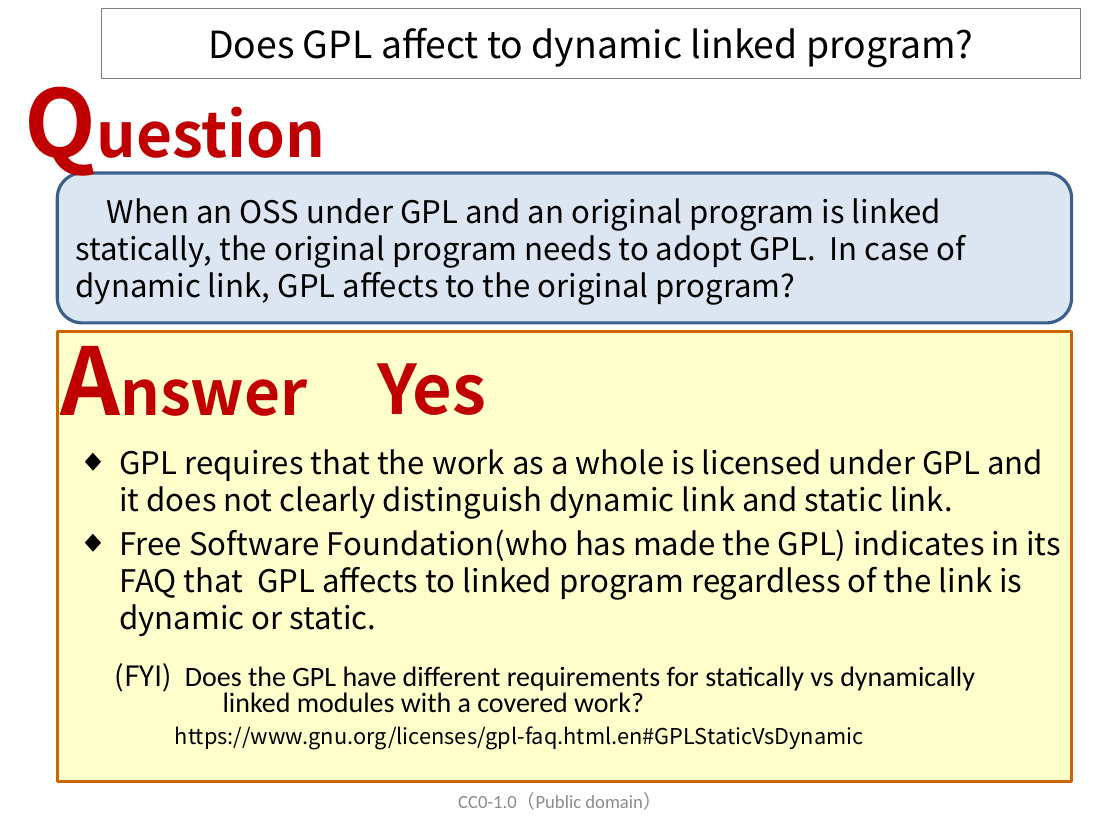
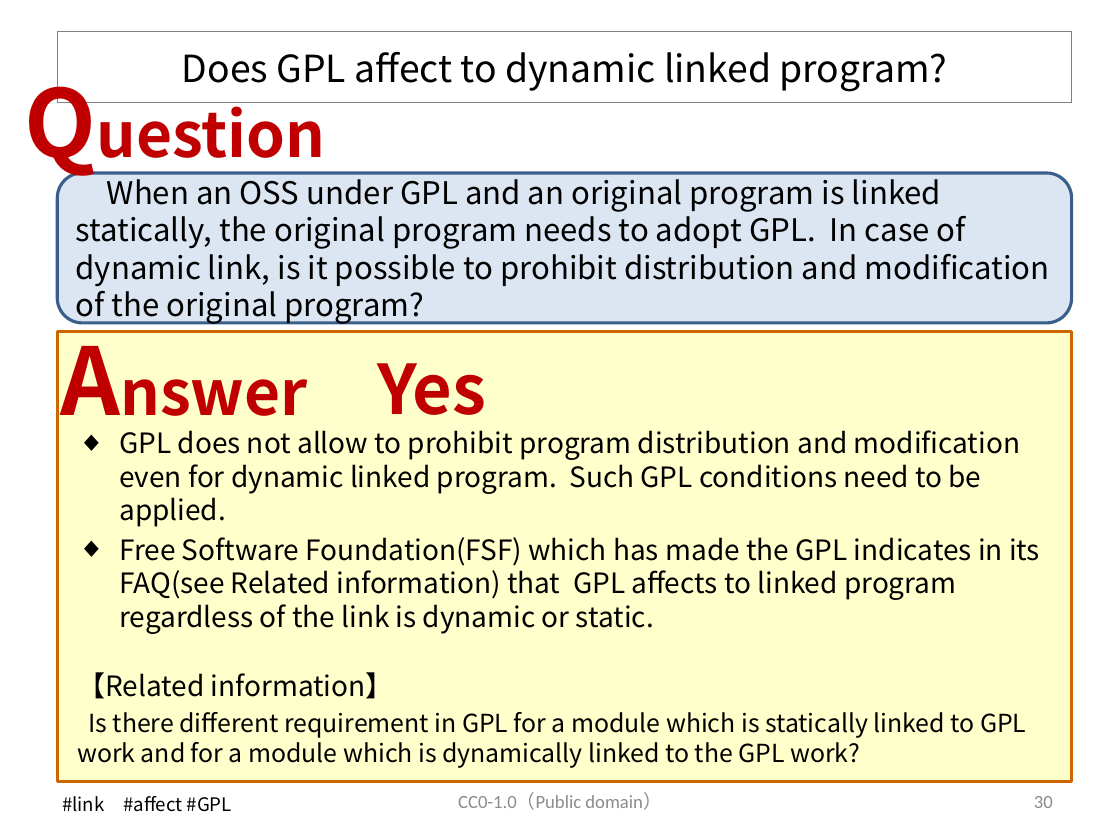
Before and after one commit to OpenChain-Project/OpenChain-JWG, a slide deck: slide 30 of Education_Material/FAQ/Misunderstandings_of_OSS_licenses_CC0.pptx (slide 18 before the commit). Drawn at 1120x840 pixels with LibreOffice and Linux fonts; fonts in the diff are those of the drawing. Boxes give left, top, right and bottom in pixels: in the first picture for what was removed or moved away, otherwise in the second. Text is boxed around its words. In the diff, an @@ line names an element or a change of style, - is before the commit and + after.

```diff
--- a/Education_Material/FAQ/Misunderstandings_of_OSS_licenses_CC0.pptx
+++ b/Education_Material/FAQ/Misunderstandings_of_OSS_licenses_CC0.pptx
@@ title "Does GPL affect to dynamic ..." resized from (x1=102, y1=8, x2=1081, y2=78) to (x1=57, y1=32, x2=1072, y2=103) @@
@@ text in rounded rectangle at (x1=76, y1=172, x2=1049, y2=324): text changed @@
-When an OSS under GPL and an original program is linked statically, the original program needs to adopt GPL. In case of dynamic link, GPL affects to the original program?
+When an OSS under GPL and an original program is linked statically, the original program needs to adopt GPL. In case of dynamic link, is it possible to prohibit distribution and modification of the original program?
@@ text at (x1=77, y1=430, x2=1040, y2=768): text changed; size 20 to 18 pt @@
-◆ GPL requires that the work as a whole is licensed under GPL and it does not clearly distinguish dynamic link and static link.
-◆ Free Software Foundation(who has made the GPL) indicates in its FAQ that GPL affects to linked program regardless of the link is dynamic or static.
-(FYI) Does the GPL have different requirements for statically vs dynamically
-linked modules with a covered work?
-https://www.gnu.org/licenses/gpl-faq.html.en#GPLStaticVsDynamic
+◆ GPL does not allow to prohibit program distribution and modification even for dynamic linked program. Such GPL conditions need to be applied.
+◆ Free Software Foundation(FSF) which has made the GPL indicates in its FAQ(see Related information) that GPL affects to linked program regardless of the link is dynamic or static.
+【Related information】
+Is there different requirement in GPL for a module which is statically linked to GPL work and for a module which is dynamically linked to the GPL work?
@@ text added at (x1=62, y1=796, x2=232, y2=812), 12 pt, text #000000 @@
+#link #affect #GPL
@@ page number added at (x1=1034, y1=796, x2=1053, y2=808), 12 pt, text #8C8C8C @@
+30
```
Also in this commit, not shown: 17 other slides changed, 20 slides added, 2 slides removed, 1 other file.
